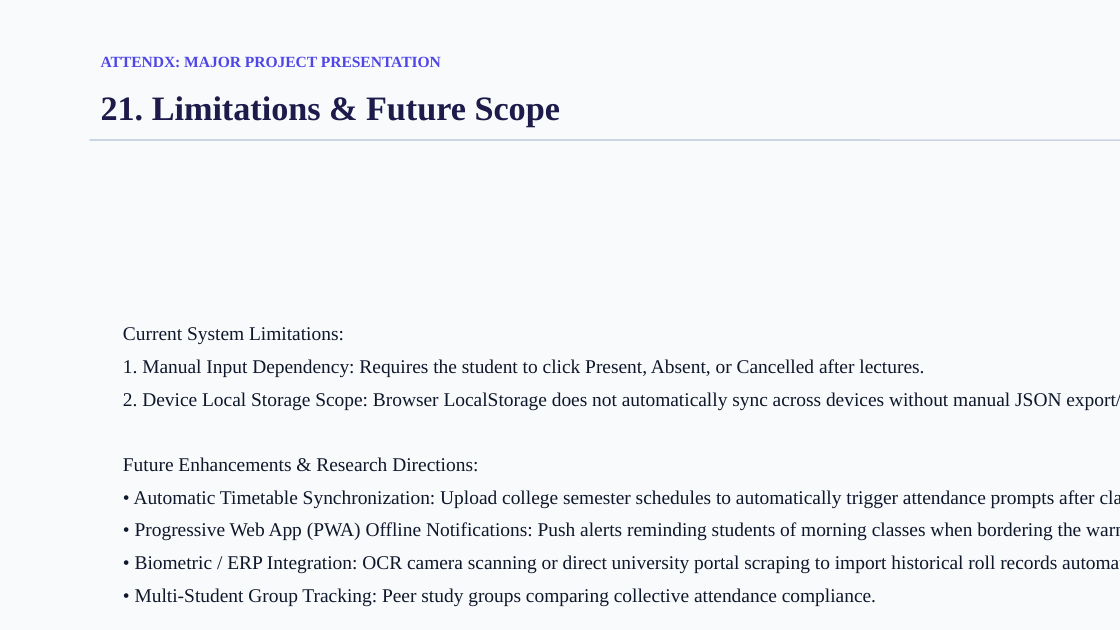
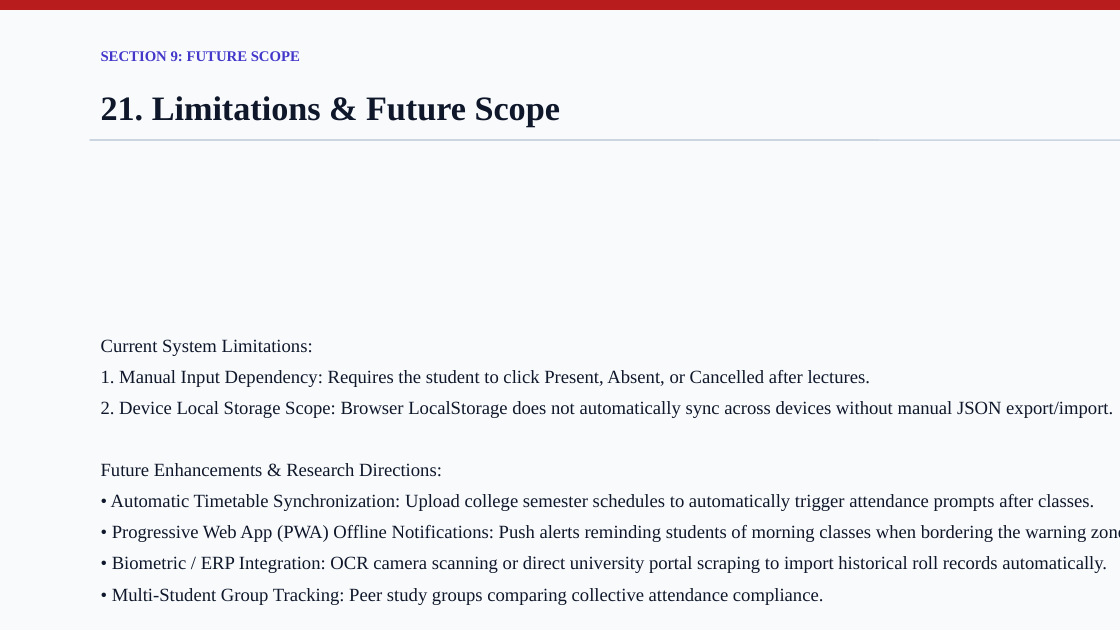
Before and after one commit to Aaryan-Raj21/attendx-smart-planner, a slide deck: slide 23 of AttendX_Major_Project_Presentation.pptx. Drawn at 1120x630 pixels with LibreOffice and Linux fonts; fonts in the diff are those of the drawing; background and template pictures are left out. Boxes give left, top, right and bottom in pixels: in the first picture for what was removed or moved away, otherwise in the second. Text is boxed around its words. In the diff, an @@ line names an element or a change of style, - is before the commit and + after.

Commit message:
docs: generate designer-grade academic report and presentation adhering to JECRC University guidelines

```diff
--- a/AttendX_Major_Project_Presentation.pptx
+++ b/AttendX_Major_Project_Presentation.pptx
@@ rectangle added at (x1=0, y1=0, x2=1120, y2=9), fill #B91C1C, outline #B91C1C 1 pt @@
@@ text removed at (x1=101, y1=56, x2=441, y2=67) @@
-ATTENDX: MAJOR PROJECT PRESENTATION
@@ text added at (x1=101, y1=51, x2=300, y2=61), 9.5 pt, text #4338CA, bold @@
+SECTION 9: FUTURE SCOPE
@@ text "21. Limitations & Future Scope" at (x1=101, y1=96, x2=560, y2=127): text colour #1E1B4B to #0F172A @@
@@ text "Current System Limitations:" moved from (x1=123, y1=327, x2=1120, y2=606) to (x1=101, y1=339, x2=1120, y2=605) @@
@@ text "Current System Limitations:" at (x1=101, y1=339, x2=1120, y2=605): size 12.5 to 12 pt; line spacing 21pt to 20pt @@
```
Also in this commit, not shown: 21 other slides changed, 3 slides added, 3 slides removed, 9 other files.
